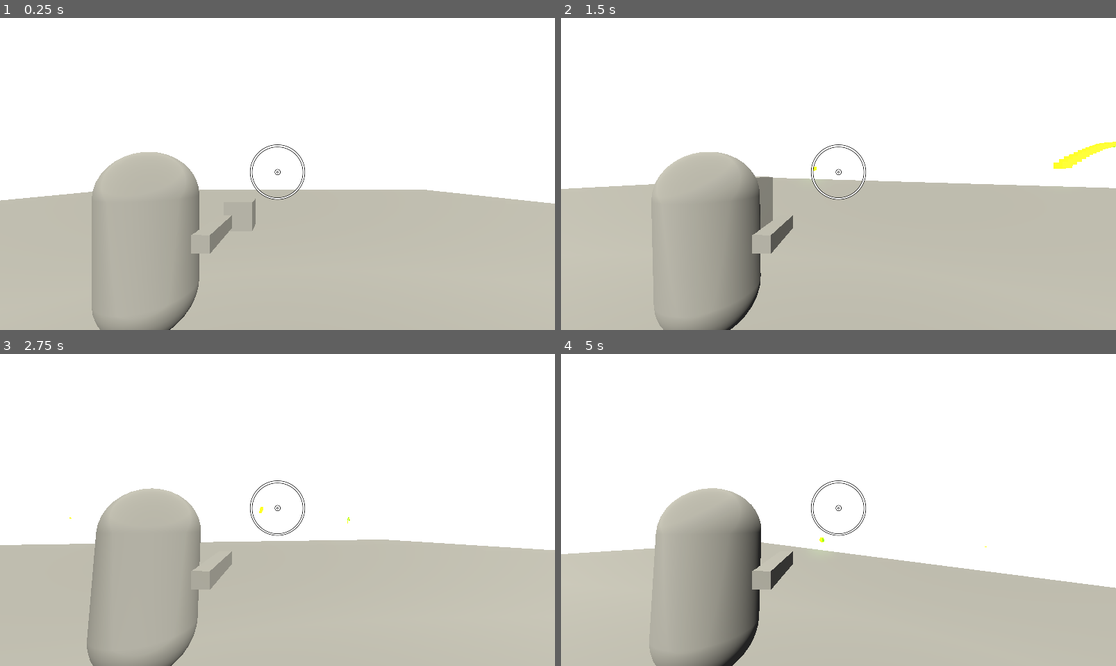
Above: before the commit, frames 1-4 (two rows, left to right).
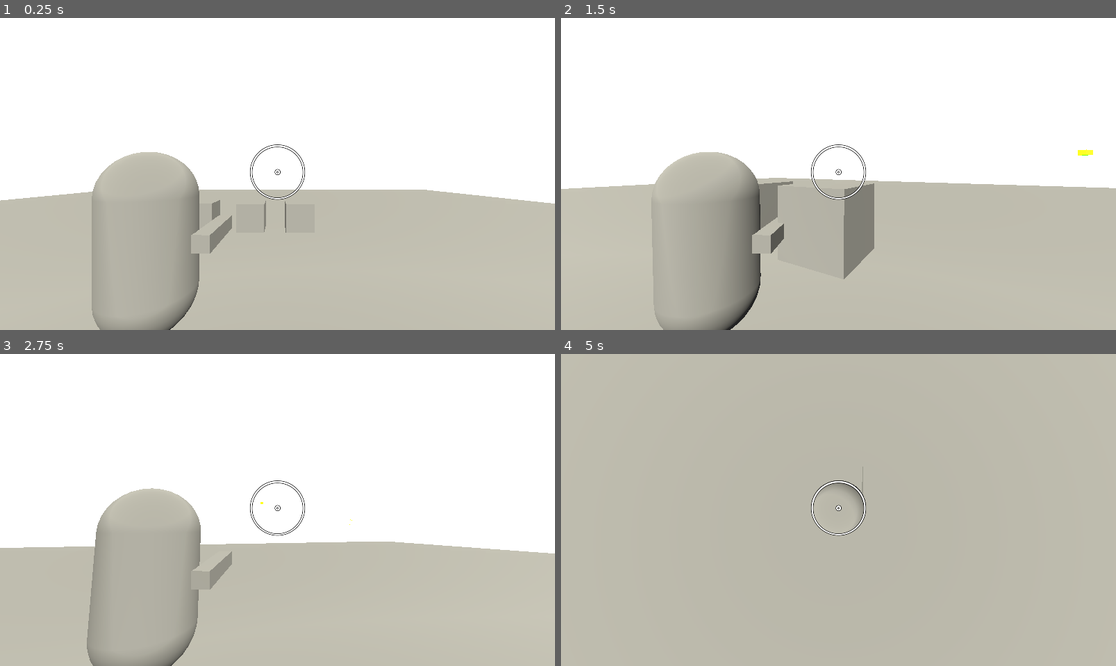
Above: after the commit, the same moments.

Repository: is-this-right/iscs-gdev-fps
Game: Godot game, scene res://scenes/game.tscn
Two runs of this game, one before a commit and one after it. Both use one fixed random seed, a clock stepped at 60 frames per second and the inputs below.
Inputs (mouse positions are in pixels of both pictures, inside the frame that each line leads up to):
- Up to frame 1 (0.25 s): no input
- Up to frame 2 (1.5 s): tap Enter (ui_accept) at 0.5, 0.77 s; move the mouse to (866, 174) at 0.52 s; press the mouse at (866, 174) at 0.53 s; hold Up (ui_up) from 0.53 s (still down); tap T (aim_adjust, bound only after the commit) at 0.8, 1.35 s; move the mouse to (810, 174) at 1.27 s; release the mouse at (810, 174) at 1.28 s
- Up to frame 3 (2.75 s): keep holding Up (ui_up); tap Enter (ui_accept) at 1.52 s; tap C (change_camera, bound only after the commit) at 1.55 s; move the mouse to (288, 503) at 2.02 s; hold C (change_camera, bound only after the commit) from 2.03 s (still down); click (288, 503) at 2.3 s
- Up to frame 4 (5 s): keep holding Up (ui_up); move the mouse to (832, 516) at 2.77 s; release C (change_camera, bound only after the commit) at 2.78 s; click (832, 516) at 2.85 s; tap Enter (ui_accept) at 3.02, 3.77, 4.52 s; tap T (aim_adjust, bound only after the commit) at 3.05 s; move the mouse to (877, 513) at 3.52 s; hold R (toggle_camera_ray) 3.53-4.28 s; tap C (change_camera, bound only after the commit) at 3.8 s; move the mouse to (794, 506) at 4.27 s; tap \ (toggle_mouse) at 4.35 s; click (794, 506) at 4.55 s

The runs differ from the first frame. In frame 1, 0.2% of the frame differs, in the area x 38-52%, y 57-69%; in frame 2, 1.9%; in frame 3, 0.6%; in frame 4, 68%, in the area x 0-100%, y 0-100%.
Error after the commit: Invalid access to property or key 'visible' on a base object of type 'null instance'. (res://scripts/player.gd:42)

Commit message:
Added toggles

Diff:
--- a/project.godot
+++ b/project.godot
@@ -12,8 +12,12 @@
 
 config/name="iscs-gdev-fps"
 run/main_scene="res://scenes/game.tscn"
-config/features=PackedStringArray("4.4", "GL Compatibility")
+config/features=PackedStringArray("4.3", "GL Compatibility")
 config/icon="res://icon.svg"
+
+[global_group]
+
+box=""
 
 [input]
 
@@ -37,6 +41,16 @@
 "events": [Object(InputEventKey,"resource_local_to_scene":false,"resource_name":"","device":-1,"window_id":0,"alt_press …(192 unchanged characters)…
 ]
 }
+aim_adjust={
+"deadzone": 0.5,
+"events": [Object(InputEventKey,"resource_local_to_scene":false,"resource_name":"","device":-1,"window_id":0,"alt_pressed":false,"shift_pressed":false,"ctrl_pressed":false,"meta_pressed":false,"pressed":false,"keycode":0,"physical_keycode":84,"key_label":0,"unicode":116,"location":0,"echo":false,"script":null)
+]
+}
+change_camera={
+"deadzone": 0.5,
+"events": [Object(InputEventKey,"resource_local_to_scene":false,"resource_name":"","device":-1,"window_id":0,"alt_pressed":false,"shift_pressed":false,"ctrl_pressed":false,"meta_pressed":false,"pressed":false,"keycode":0,"physical_keycode":67,"key_label":0,"unicode":99,"location":0,"echo":false,"script":null)
+]
+}
 
 [rendering]
 
--- /dev/null
+++ b/scenes/box.tscn
@@ -0,0 +1,17 @@
+[gd_scene load_steps=4 format=3 uid="uid://c2v4obwd6qajf"]
+
+[ext_resource type="Script" path="res://scripts/box.gd" id="1_2bgbt"]
+
+[sub_resource type="BoxShape3D" id="BoxShape3D_206hb"]
+
+[sub_resource type="BoxMesh" id="BoxMesh_1umsw"]
+
+[node name="box" type="StaticBody3D" groups=["box", "destructible"]]
+script = ExtResource("1_2bgbt")
+
+[node name="CollisionShape3D" type="CollisionShape3D" parent="."]
+shape = SubResource("BoxShape3D_206hb")
+
+[node name="MeshInstance3D" type="MeshInstance3D" parent="."]
+mesh = SubResource("BoxMesh_1umsw")
+skeleton = NodePath("../CollisionShape3D")
--- a/scenes/game.tscn
+++ b/scenes/game.tscn
@@ -1,7 +1,8 @@
-[gd_scene load_steps=13 format=3 uid="uid://ducp0rx0t5sx"]
+[gd_scene load_steps=12 format=3 uid="uid://ducp0rx0t5sx"]
 
 [ext_resource type="PackedScene" uid="uid://s7ck66806sfg" path="res://scenes/player.tscn" id="1_lrgi8"]
 [ext_resource type="Texture2D" uid="uid://dibod4ohnuix2" path="res://assets/circle-01.png" id="1_yqjtg"]
+[ext_resource type="PackedScene" uid="uid://c2v4obwd6qajf" path="res://scenes/box.tscn" id="2_h3uoi"]
 
 [sub_resource type="PhysicalSkyMaterial" id="PhysicalSkyMaterial_5tgy4"]
 
@@ -12,11 +13,6 @@
 background_color = Color(0.121569, 0.168627, 0.564706, 1)
 sky = SubResource("Sky_4urgy")
 glow_enabled = true
-
-[sub_resource type="BoxMesh" id="BoxMesh_jg204"]
-
-[sub_resource type="ConvexPolygonShape3D" id="ConvexPolygonShape3D_r4c4r"]
-points = PackedVector3Array(-0.5, -0.5, -0.5, 0.5, 0.5, 0.5, 0.5, -0.5, 0.5, 0.5, 0.5, -0.5, -0.5, 0.5, 0.5, 0.5, -0.5, -0.5, -0.5, -0.5, 0.5, -0.5, 0.5, -0.5)
 
 [sub_resource type="PlaneMesh" id="PlaneMesh_28571"]
 size = Vector2(50, 50)
@@ -56,15 +52,8 @@
 [node name="WorldEnvironment" type="WorldEnvironment" parent="."]
 environment = SubResource("Environment_45f3d")
 
-[node name="box" type="MeshInstance3D" parent="."]
-transform = Transform3D(1, 0, 0, 0, 1, 0, 0, 0, 1, 0.0451217, 1.04318, 0)
-mesh = SubResource("BoxMesh_jg204")
-skeleton = NodePath("")
-
-[node name="StaticBody3D" type="StaticBody3D" parent="box"]
-
-[node name="CollisionShape3D" type="CollisionShape3D" parent="box/StaticBody3D"]
-shape = SubResource("ConvexPolygonShape3D_r4c4r")
+[node name="box2" parent="." instance=ExtResource("2_h3uoi")]
+transform = Transform3D(1, 0, 0, 0, 1, 0, 0, 0, 1, 2.20519, 0.985037, 0)
 
 [node name="Floor" type="MeshInstance3D" parent="."]
 mesh = SubResource("PlaneMesh_28571")
@@ -87,3 +76,9 @@
 
 [node name="CharacterBody3D" parent="." instance=ExtResource("1_lrgi8")]
 transform = Transform3D(1, 0, 0, 0, 1, 0, 0, 0, 1, 0, 2.0531, 5.24609)
+
+[node name="box" parent="." instance=ExtResource("2_h3uoi")]
+transform = Transform3D(1, 0, 0, 0, 1, 0, 0, 0, 1, 0.447404, 0.954852, -0.159011)
+
+[node name="box3" parent="." instance=ExtResource("2_h3uoi")]
+transform = Transform3D(1, 0, 0, 0, 1, 0, 0, 0, 1, -1.42039, 0.969818, -0.20915)
--- a/scenes/player.tscn
+++ b/scenes/player.tscn
@@ -12,7 +12,7 @@
 [node name="CharacterBody3D" type="CharacterBody3D" node_paths=PackedStringArray("CAMERA_CONTROLLER")]
 disable_mode = 2
 script = ExtResource("1_ghv6b")
-CAMERA_CONTROLLER = NodePath("CameraController/Camera3D")
+CAMERA_CONTROLLER = NodePath("CameraController/over_the_shoulder")
 
 [node name="MeshInstance3D" type="MeshInstance3D" parent="."]
 mesh = SubResource("CapsuleMesh_3vyb7")
@@ -23,15 +23,18 @@
 
 [node name="CameraController" type="Node3D" parent="."]
 
-[node name="Camera3D" type="Camera3D" parent="CameraController"]
+[node name="over_the_shoulder" type="Camera3D" parent="CameraController"]
 transform = Transform3D(1, 0, 0, 0, 1, 0, 0, 0, 1, 1.41472, 0.752818, 2.28557)
 
-[node name="RayCast3D" type="RayCast3D" parent="CameraController/Camera3D"]
+[node name="RayCast3D" type="RayCast3D" parent="CameraController/over_the_shoulder"]
 transform = Transform3D(1.91069e-15, 4.37114e-06, 1, 1, -4.37114e-06, 0, 4.37114e-08, 100, -4.37114e-08, 0, 0, 0)
 hit_back_faces = false
 
-[node name="pointHereInstead" type="Marker3D" parent="CameraController/Camera3D"]
+[node name="pointHereInstead" type="Marker3D" parent="CameraController/over_the_shoulder"]
 transform = Transform3D(1, 0, 0, 0, 1, 0, 0, 0, 1, 0, 0, -100.291)
+
+[node name="top" type="Camera3D" parent="CameraController"]
+transform = Transform3D(1, 0, 0, 0, -4.37114e-08, 1, 0, -1, -4.37114e-08, 0, 4.18949, 0)
 
 [node name="Gun pivot" type="Node3D" parent="."]
 transform = Transform3D(1, 0, 0, 0, 1, 0, 0, 0, 1, 0.592954, 0, 0)
@@ -45,3 +48,7 @@
 
 [node name="bulletHere" type="Marker3D" parent="Gun pivot"]
 transform = Transform3D(1, 0, 0, 0, 1, 0, 0, 0, 1, 0, 0, -0.906678)
+
+[node name="shoot_cd" type="Timer" parent="."]
+wait_time = 0.3
+one_shot = true
--- /dev/null
+++ b/scripts/box.gd
@@ -0,0 +1,14 @@
+extends StaticBody3D
+
+var health = 3
+
+
+# Called when the node enters the scene tree for the first time.
+func _ready() -> void:
+	pass # Replace with function body.
+
+
+# Called every frame. 'delta' is the elapsed time since the previous frame.
+func _process(delta: float) -> void:
+	if health <= 0:
+		queue_free()
--- a/scripts/bullet.gd
+++ b/scripts/bullet.gd
@@ -13,3 +13,8 @@
 # Called every frame. 'delta' is the elapsed time since the previous frame.
 func _process(delta: float) -> void:
 	position += transform.basis * Vector3(0, 0, -SPEED) * delta
+	if (ray_cast_3d.get_collider()):
+		var collider = ray_cast_3d.get_collider()
+		if collider.is_in_group("destructible"):
+			collider.health -= 1
+		queue_free()
--- a/scripts/player.gd
+++ b/scripts/player.gd
@@ -13,9 +13,12 @@
 @export var CAMERA_CONTROLLER : Camera3D
 @export var sensitivity = 0.5
 @onready var gun_direction = $"Gun pivot"
-@onready var cameraRay = $CameraController/Camera3D/RayCast3D
-@onready var distantTarget = $CameraController/Camera3D/pointHereInstead
+@onready var cameraRay = $CameraController/over_the_shoulder/RayCast3D
+@onready var distantTarget = $CameraController/over_the_shoulder/pointHereInstead
+@onready var over_the_shoulder: Camera3D = $CameraController/over_the_shoulder
+@onready var top: Camera3D = $CameraController/top
 @onready var bullet_out_here = $"Gun pivot/bulletHere"
+@onready var shoot_cd: Timer = $shoot_cd
 
 var _mouse_input : bool = true
 var _rotation_input : float
@@ -24,6 +27,8 @@
 
 var bullet = load("res://scenes/bullet.tscn")
 var instance
+
+var aim_adjust = true
 
 func _input(event):
 	if event.is_action_pressed("exit"):
@@ -38,7 +43,17 @@
 			camera_ray.visible = false
 		else:
 			camera_ray.visible = true
-
+	if event.is_action_pressed("aim_adjust"):
+		if aim_adjust:
+			aim_adjust = false
+		else:
+			aim_adjust = true
+		print(aim_adjust)
+	if event.is_action_pressed("change_camera"):
+		if over_the_shoulder.current:
+			top.make_current()
+		else:
+			over_the_shoulder.make_current()
 
 func _ready():
 	Input.mouse_mode = Input.MOUSE_MODE_CAPTURED
@@ -87,10 +102,12 @@
 		velocity.z = move_toward(velocity.z, 0, SPEED)
 
 	if Input.is_action_pressed("shoot"):
-		instance = bullet.instantiate()
-		instance.position = bullet_out_here.global_position
-		instance.transform.basis = gun_direction.global_transform.basis
-		get_parent().add_child(instance)
+		if (shoot_cd.is_stopped()):
+			instance = bullet.instantiate()
+			instance.position = bullet_out_here.global_position
+			instance.transform.basis = gun_direction.global_transform.basis
+			get_parent().add_child(instance)
+			shoot_cd.start()
 
 	move_and_slide()
 
@@ -99,7 +116,7 @@
 
 	var gunvector = gun_direction.global_position - a
 
-	if cameraRay.is_colliding():
+	if cameraRay.is_colliding() and aim_adjust:
 		gun_direction.look_at(a, Vector3(0,-1,0))
 	else:
 		gun_direction.look_at(distantTarget.global_position, Vector3(0,-1,0))
Not shown: 1 places in scenes/bullet.tscn that only renumber resources
Not shown: 1 places in scenes/player.tscn that only renumber resources
